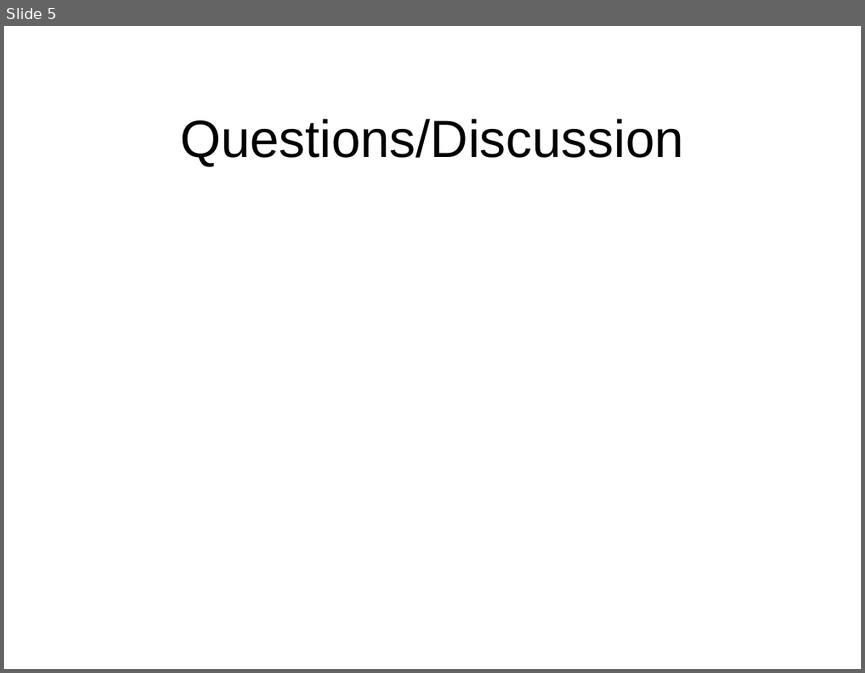
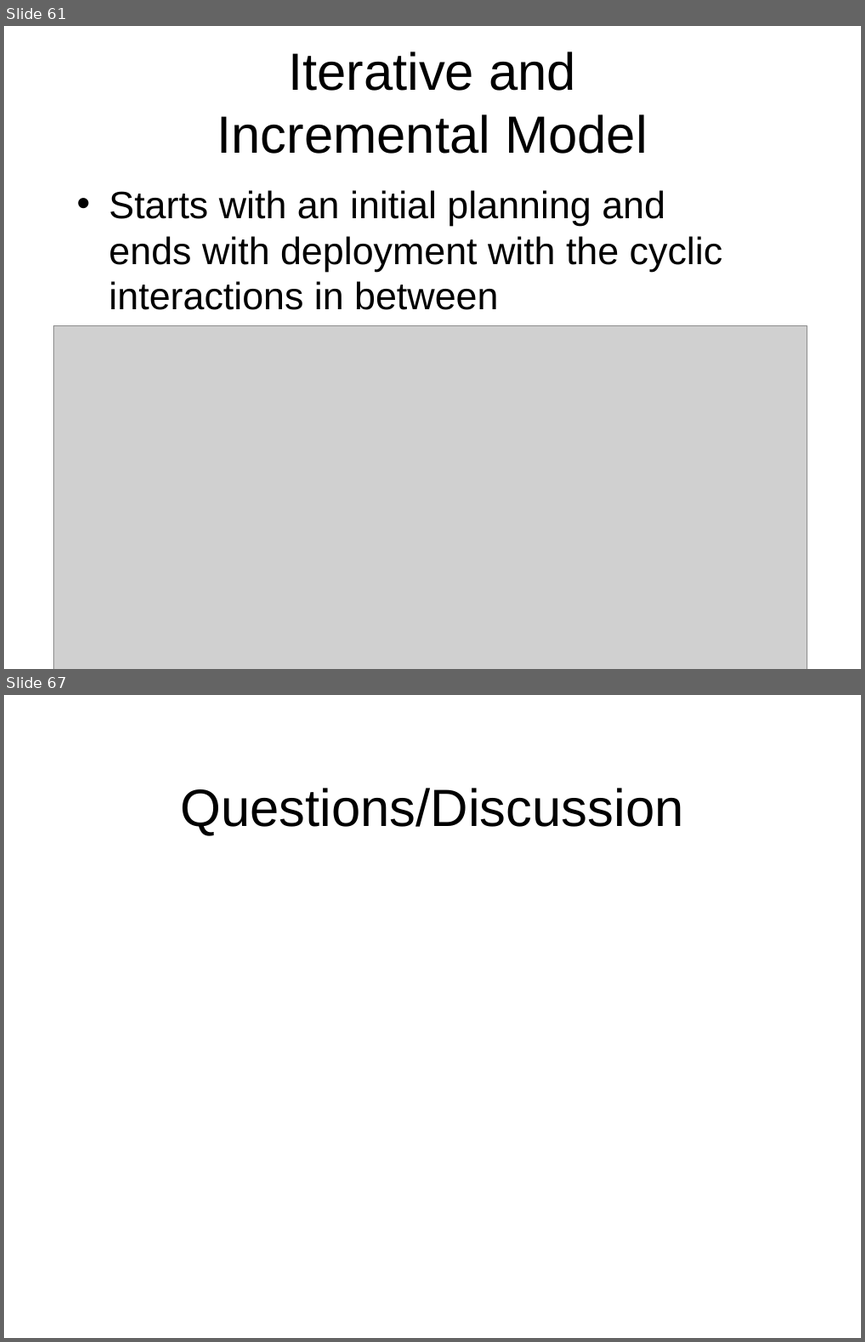
Before and after one commit to octaviordz/zjnu2017.github.io, a slide deck: OOAD/lectures/080--Processes.pptx. Shown one above the other, each under a label of ours: slide 5 before the commit, slides 61 and 67 after it; the slides between them are not shown. The pictures are 865x673 and 865x1342 pixels, drawn with LibreOffice and Linux fonts; fonts in the diff are those of the drawing; grey boxes stand for pictures. Boxes give left, top, right and bottom in pixels: in the first picture for what was removed or moved away, otherwise in the second. Text is boxed around its words. In the diff, an @@ line names an element or a change of style, - is before the commit and + after.

```diff
--- a/OOAD/lectures/080--Processes.pptx
+++ b/OOAD/lectures/080--Processes.pptx
@@ slide 61 added at box(4, 26, 861, 669), background #FFFFFF @@
@@ title added at box(216, 52, 647, 154), 44 pt, text #000000 @@
+Iterative and Incremental Model
@@ text added at box(109, 190, 723, 310), 32 pt, text #000000 @@
+• Starts with an initial planning and ends with deployment with the cyclic interactions in between
@@ picture added at box(53, 326, 806, 669) @@
@@ what was slide 5 is now slide 67 @@
```
Also in this commit, not shown: 3 slides changed, 63 other slides added, 6 other files.
